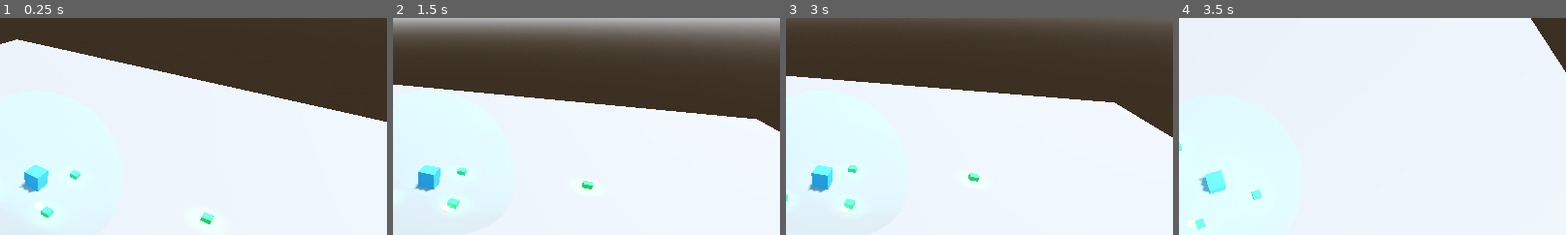
Above: before the commit, frames 1-4 (left to right).
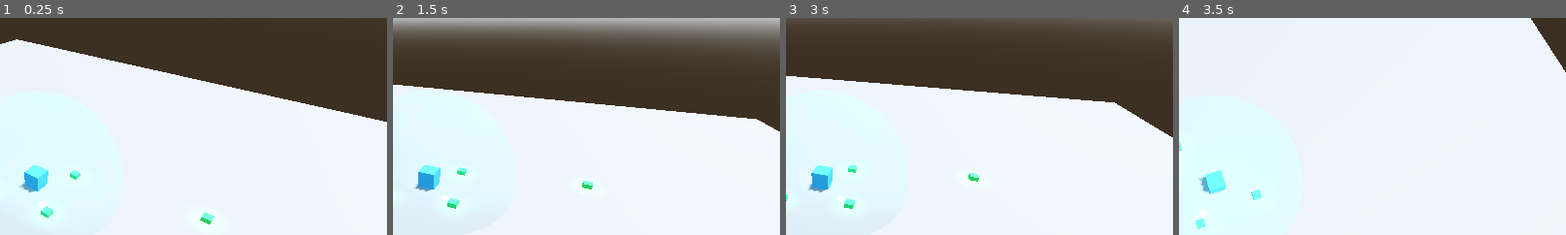
Above: after the commit, the same moments.

Repository: peterlavey/immanent
Game: Godot game, scene res://src/core/World.tscn
Two runs of this game, one before a commit and one after it. Both use one fixed random seed, a clock stepped at 60 frames per second and the inputs below.
Inputs (mouse positions are % of the whole screen's width and height, from its top left):
- Up to frame 1 (0.25 s): no input
- Up to frame 2 (1.5 s): tap Enter at 0.5 s; move the mouse to (72, 45) at 0.52 s; click (72, 45) at 0.67 s; tap Space at 1.25 s; drag from (30, 55) to (45, 70) at 1.27 s
- Up to frame 3 (3 s): tap Enter at 2 s; move the mouse to (60, 28) at 2.02 s; click (60, 28) at 2.17 s; tap Space at 2.75 s; drag from (45, 70) to (20, 35) at 2.77 s
- Up to frame 4 (3.5 s): no input
The pictures show only the part of the screen within x 45-95%, y 12-62%; the shares and areas given below are measured in that part.

The runs differ from the first frame. In frame 1, less than 0.1% of the frame differs, in the area x 9-13%, y 84-89%; in frame 2, 0.1%, in the area x 12-17%, y 81-90%; in frame 3, 0.1%; in frame 4, 0.1%.

Commit message:
Add BitScrubber and Defragmenter enemies: Implement base Enemy class with AI and behavior, integrate G2 threat interception, and spawn logic via WorldManager

Diff:
--- a/src/core/World.tscn
+++ b/src/core/World.tscn
@@ -4,10 +4,12 @@
 [ext_resource type="PackedScene" uid="uid_data_spot" path="res://src/entities/DataSpot.tscn" id="2_data_spot"]
 [ext_resource type="PackedScene" uid="uid_genezis" path="res://src/entities/GenezisG1.tscn" id="3_genezis"]
 [ext_resource type="PackedScene" path="res://src/entities/GenezisG2.tscn" id="4_genezis_g2"]
-[ext_resource type="Script" path="res://src/core/TimeManager.gd" id="5_time_manager"]
-[ext_resource type="Script" path="res://src/core/Camera.gd" id="6_camera_script"]
-[ext_resource type="PackedScene" uid="uid_core" path="res://src/core/Core.tscn" id="7_core_scene"]
-[ext_resource type="PackedScene" uid="uid_hud" path="res://src/ui/HUD.tscn" id="8_hud_scene"]
+[ext_resource type="PackedScene" path="res://src/entities/BitScrubber.tscn" id="5_bit_scrubber"]
+[ext_resource type="PackedScene" path="res://src/entities/Defragmenter.tscn" id="6_defragmenter"]
+[ext_resource type="Script" path="res://src/core/TimeManager.gd" id="7_time_manager"]
+[ext_resource type="Script" path="res://src/core/Camera.gd" id="8_camera_script"]
+[ext_resource type="PackedScene" uid="uid_core" path="res://src/core/Core.tscn" id="9_core_scene"]
+[ext_resource type="PackedScene" uid="uid_hud" path="res://src/ui/HUD.tscn" id="10_hud_scene"]
 
 [sub_resource type="ProceduralSkyMaterial" id="ProceduralSkyMaterial_1"]
 sky_horizon_color = Color(0.64625, 0.65575, 0.67075, 1)
@@ -27,9 +29,11 @@
 data_spot_scene = ExtResource("2_data_spot")
 genezis_g1_scene = ExtResource("3_genezis")
 genezis_g2_scene = ExtResource("4_genezis_g2")
+bit_scrubber_scene = ExtResource("5_bit_scrubber")
+defragmenter_scene = ExtResource("6_defragmenter")
 
 [node name="TimeManager" type="Node" parent="." groups=["time_manager"]]
-script = ExtResource("5_time_manager")
+script = ExtResource("7_time_manager")
 
 [node name="WorldEnvironment" type="WorldEnvironment" parent="."]
 environment = SubResource("Environment_1")
--- a/src/core/WorldManager.gd
+++ b/src/core/WorldManager.gd
@@ -8,6 +8,8 @@
 @export var data_spot_scene: PackedScene
 @export var genezis_g1_scene: PackedScene
 @export var genezis_g2_scene: PackedScene
+@export var bit_scrubber_scene: PackedScene
+@export var defragmenter_scene: PackedScene
 @export var spawn_radius: float = 20.0
 @export var min_spawn_distance: float = 5.0
 @export var initial_spots: int = 5
@@ -15,6 +17,7 @@
 @onready var time_manager = $TimeManager
 
 var core_node: Node3D = null
+var _first_g2_spawned: bool = false
 
 func _ready() -> void:
 	core_node = get_tree().get_first_node_in_group("core")
@@ -33,8 +36,31 @@
 		_spawn_data_spots(5)
 		print("Evolution 1: Evolving simulation environment.")
 
-func _on_iteration_started(_number: int) -> void:
+func _on_iteration_started(number: int) -> void:
 	_spawn_data_spots(5)
+
+	# Spawn enemies every 2 iterations after the first 3 iterations
+	if number > 3 and number % 2 == 0:
+		_spawn_enemies()
+
+func _spawn_enemies() -> void:
+	# Randomly spawn 1-2 BitScrubbers and 1 Defragmenter
+	var num_scrubbers = randi_range(1, 2)
+	for i in range(num_scrubbers):
+		_spawn_single_enemy(bit_scrubber_scene)
+
+	_spawn_single_enemy(defragmenter_scene)
+	print("Enemies spawned!")
+
+func _spawn_single_enemy(scene: PackedScene) -> void:
+	if not scene: return
+	var enemy = scene.instantiate()
+	add_child(enemy)
+
+	# Spawn at edge of FOV or random distance
+	var angle = randf() * TAU
+	var distance = spawn_radius * 1.5 # Spawn outside initial view
+	enemy.global_position = Vector3(cos(angle) * distance, 2, sin(angle) * distance)
 
 func spawn_extra_genezis_g1() -> void:
 	_spawn_genezis_g1()
@@ -70,6 +96,12 @@
 	add_child(g2)
 	g2.global_position = pos
 	genezis_g2_spawned.emit(g2)
+
+	# For testing: spawn enemies when the first G2 is created
+	if not _first_g2_spawned:
+		_first_g2_spawned = true
+		_spawn_enemies()
+		print("First G2 created: Spawning enemies for testing!")
 
 func _spawn_initial_data_spots() -> void:
 	var core = get_tree().get_first_node_in_group("core")
--- /dev/null
+++ b/src/entities/BitScrubber.gd
@@ -0,0 +1,33 @@
+extends Enemy
+
+class_name BitScrubber
+
+func _ready() -> void:
+	super._ready()
+	move_speed = 7.0 # Fast scrubber
+	health = 2.0
+
+func _find_target() -> void:
+	var g1_units = get_tree().get_nodes_in_group("genezis_g1")
+	var closest: Node3D = null
+	var min_dist = INF
+
+	for g1 in g1_units:
+		if is_instance_valid(g1):
+			var d = global_position.distance_to(g1.global_position)
+			if d < min_dist:
+				min_dist = d
+				closest = g1
+
+	if closest:
+		target = closest
+		current_state = State.MOVING_TO_TARGET
+
+func _perform_action(_delta: float) -> void:
+	if is_instance_valid(target) and target.has_method("reset_load"):
+		target.reset_load()
+		# After scrubbing, find a new target
+		current_state = State.IDLE
+		target = null
+	else:
+		current_state = State.IDLE
--- /dev/null
+++ b/src/entities/BitScrubber.tscn
@@ -0,0 +1,25 @@
+[gd_scene load_steps=5 format=3]
+
+[ext_resource type="Script" path="res://src/entities/BitScrubber.gd" id="1_script"]
+
+[sub_resource type="StandardMaterial3D" id="StandardMaterial3D_1"]
+albedo_color = Color(1, 0, 0, 1) # Red for danger
+emission_enabled = true
+emission = Color(0.5, 0, 0, 1)
+
+[sub_resource type="SphereMesh" id="SphereMesh_1"]
+radius = 0.4
+height = 0.8
+
+[sub_resource type="SphereShape3D" id="SphereShape3D_1"]
+radius = 0.4
+
+[node name="BitScrubber" type="CharacterBody3D"]
+script = ExtResource("1_script")
+
+[node name="MeshInstance3D" type="MeshInstance3D" parent="."]
+mesh = SubResource("SphereMesh_1")
+surface_material_override/0 = SubResource("StandardMaterial3D_1")
+
+[node name="CollisionShape3D" type="CollisionShape3D" parent="."]
+shape = SubResource("SphereShape3D_1")
--- /dev/null
+++ b/src/entities/Defragmenter.gd
@@ -0,0 +1,36 @@
+extends Enemy
+
+class_name Defragmenter
+
+func _ready() -> void:
+	super._ready()
+	move_speed = 2.0 # Slow
+	health = 5.0
+
+func _find_target() -> void:
+	var data_spots = get_tree().get_nodes_in_group("data_spots")
+	var closest: Node3D = null
+	var min_dist = INF
+
+	for spot in data_spots:
+		if is_instance_valid(spot):
+			var d = global_position.distance_to(spot.global_position)
+			if d < min_dist:
+				min_dist = d
+				closest = spot
+
+	if closest:
+		target = closest
+		current_state = State.MOVING_TO_TARGET
+
+func _perform_action(delta: float) -> void:
+	if is_instance_valid(target) and target.has_method("extract_data"):
+		# Consumes 100 bytes per second
+		target.extract_data(int(100 * delta))
+
+		# If spot is empty, it will be queue_free by its own script, so target becomes invalid
+		if not is_instance_valid(target) or target.current_bytes <= 0:
+			target = null
+			current_state = State.IDLE
+	else:
+		current_state = State.IDLE
--- /dev/null
+++ b/src/entities/Defragmenter.tscn
@@ -0,0 +1,24 @@
+[gd_scene load_steps=5 format=3]
+
+[ext_resource type="Script" path="res://src/entities/Defragmenter.gd" id="1_script"]
+
+[sub_resource type="StandardMaterial3D" id="StandardMaterial3D_1"]
+albedo_color = Color(0.5, 0, 0.5, 1) # Purple for strange
+emission_enabled = true
+emission = Color(0.2, 0, 0.2, 1)
+
+[sub_resource type="BoxMesh" id="BoxMesh_1"]
+size = Vector3(1.5, 1.5, 1.5)
+
+[sub_resource type="BoxShape3D" id="BoxShape3D_1"]
+size = Vector3(1.5, 1.5, 1.5)
+
+[node name="Defragmenter" type="CharacterBody3D"]
+script = ExtResource("1_script")
+
+[node name="MeshInstance3D" type="MeshInstance3D" parent="."]
+mesh = SubResource("BoxMesh_1")
+surface_material_override/0 = SubResource("StandardMaterial3D_1")
+
+[node name="CollisionShape3D" type="CollisionShape3D" parent="."]
+shape = SubResource("BoxShape3D_1")
--- /dev/null
+++ b/src/entities/Enemy.gd
@@ -0,0 +1,64 @@
+extends CharacterBody3D
+
+class_name Enemy
+
+enum State { IDLE, MOVING_TO_TARGET, PERFORMING_ACTION, ESCAPING }
+
+@export var move_speed: float = 3.0
+@export var health: float = 1.0
+
+var current_state: State = State.IDLE
+var target: Node3D = null
+
+func _ready() -> void:
+	add_to_group("enemies")
+
+func _physics_process(delta: float) -> void:
+	match current_state:
+		State.IDLE:
+			_find_target()
+		State.MOVING_TO_TARGET:
+			if is_instance_valid(target):
+				_move_towards_target(delta)
+			else:
+				current_state = State.IDLE
+		State.PERFORMING_ACTION:
+			_perform_action(delta)
+
+func _find_target() -> void:
+	# Overridden by subclasses
+	pass
+
+func _move_towards_target(delta: float) -> void:
+	if not target: return
+	var direction = (target.global_position - global_position).normalized()
+	velocity = direction * move_speed
+	if direction != Vector3.ZERO:
+		var look_target = global_position + direction
+		look_at(look_target, Vector3.UP)
+	move_and_slide()
+
+	if global_position.distance_to(target.global_position) < 1.0:
+		current_state = State.PERFORMING_ACTION
+
+func _perform_action(_delta: float) -> void:
+	# Overridden by subclasses
+	pass
+
+func take_damage(amount: float) -> void:
+	health -= amount
+	# Visual feedback: flash red
+	var mesh = $MeshInstance3D
+	if mesh:
+		var mat = mesh.get_surface_override_material(0)
+		if mat:
+			var tween = get_tree().create_tween()
+			tween.tween_property(mat, "albedo_color", Color.WHITE, 0.05)
+			tween.tween_property(mat, "albedo_color", Color.RED, 0.05)
+
+	if health <= 0:
+		_disperse()
+
+func _disperse() -> void:
+	# Add visual effect here later
+	queue_free()
--- a/src/entities/GenezisG1.gd
+++ b/src/entities/GenezisG1.gd
@@ -102,6 +102,11 @@
 		look_at(look_target, Vector3.UP)
 	move_and_slide()
 
+func reset_load() -> void:
+	current_load = 0
+	# Brief visual feedback or state reset if needed
+	current_state = State.RETURNING_TO_CORE
+
 func get_stats() -> Dictionary:
 	return {
 		"type": "Genezis G1",
--- a/src/entities/GenezisG2.gd
+++ b/src/entities/GenezisG2.gd
@@ -2,14 +2,17 @@
 
 signal selected(genezis: CharacterBody3D)
 
-enum State { PATROL, PROTECT_CORE, PROTECT_G1, INTERCEPT_THREAT }
+enum State { PATROL, PROTECT_CORE, PROTECT_G1, INTERCEPT_THREAT, ATTACKING }
 
 @export var move_speed: float = 8.0
 @export var patrol_radius: float = 15.0
+@export var detection_radius: float = 10.0
+@export var attack_damage: float = 1.0
 
 var current_state: State = State.PATROL
 var core_node: Node3D = null
 var target_to_protect: Node3D = null
+var threat_target: Node3D = null
 var patrol_target: Vector3 = Vector3.ZERO
 var _wait_timer: float = 0.0
 
@@ -23,6 +26,9 @@
 	_set_new_patrol_target()
 
 func _physics_process(delta: float) -> void:
+	# Priority: Detect threats
+	_check_for_threats()
+
 	match current_state:
 		State.PATROL:
 			if global_position.distance_to(patrol_target) < 1.0:
@@ -44,6 +50,51 @@
 				move_towards(target_pos, delta)
 			else:
 				current_state = State.PATROL
+
+		State.INTERCEPT_THREAT:
+			if is_instance_valid(threat_target):
+				move_towards(threat_target.global_position, delta)
+				if global_position.distance_to(threat_target.global_position) < 2.0:
+					current_state = State.ATTACKING
+			else:
+				current_state = State.PATROL
+
+		State.ATTACKING:
+			if is_instance_valid(threat_target):
+				_attack_threat(delta)
+			else:
+				current_state = State.PATROL
+
+func _check_for_threats() -> void:
+	if current_state == State.ATTACKING: return
+
+	var enemies = get_tree().get_nodes_in_group("enemies")
+	var closest: Node3D = null
+	var min_dist = detection_radius
+
+	for enemy in enemies:
+		if is_instance_valid(enemy):
+			var d = global_position.distance_to(enemy.global_position)
+			if d < min_dist:
+				min_dist = d
+				closest = enemy
+
+	if closest:
+		threat_target = closest
+		current_state = State.INTERCEPT_THREAT
+
+func _attack_threat(delta: float) -> void:
+	if is_instance_valid(threat_target) and threat_target.has_method("take_damage"):
+		# Attack speed: e.g., 2 times per second
+		threat_target.take_damage(attack_damage * delta * 2.0)
+		# Face threat
+		look_at(threat_target.global_position, Vector3.UP)
+		# Maintain small distance
+		if global_position.distance_to(threat_target.global_position) > 1.5:
+			move_towards(threat_target.global_position, delta)
+	else:
+		threat_target = null
+		current_state = State.PATROL
 
 func _set_new_patrol_target() -> void:
 	var center = Vector3.ZERO
Not shown: 1 places in src/core/World.tscn that only renumber resources
Not shown, added: src/entities/BitScrubber.gd.uid
Not shown, added: src/entities/Defragmenter.gd.uid
Not shown, added: src/entities/Enemy.gd.uid
Not shown, changed: docs/plan.md
Not shown, changed: docs/requirements.md
Not shown, changed: docs/tasks.md
